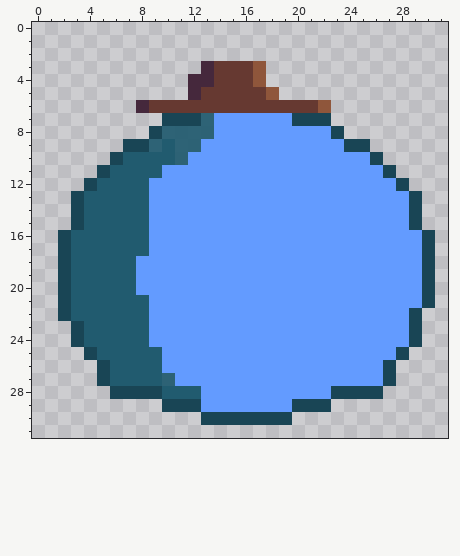
A pixel-art sprite gets an edit: core/assets/textures/cell.png. The picture above was drawn from the file before the commit.
The file is 32x32 pixels. Colours within 5 levels of each other are drawn and written as one.
After:
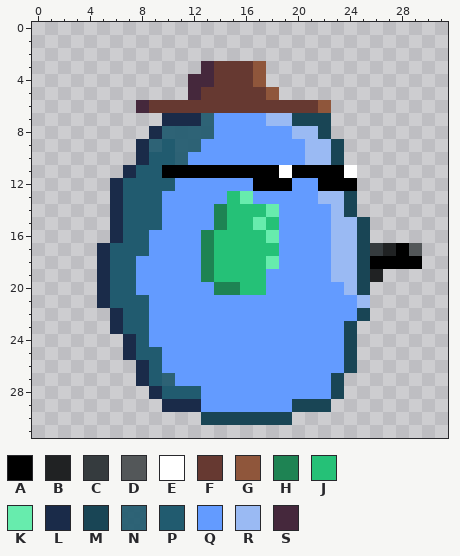
Palette (. is transparent): A #000000  B #202223  C #353b3e  D #535759  E #ffffff  F #663931  G #8f563b  H #1e8353  J #25c177  K #67ecad  L #1a2b49  M #194555  N #205a6eea  P #205a6efd  Q #639bff  R #9abaf3  S #45283c
Change:
y 7: x 10..12 MMM -> LLL; x 18..19 QQ -> RR
y 8: x 9 M -> L; x 20..23 QQQM -> RRM.
y 9: x 7..8 MM -> .L; x 21..25 QQQMM -> RRM..
y 10: x 6..8 MPP -> ..L; x 21..26 QQQQQM -> RRM...
y 11: x 5..7 MPP -> ..L; x 10..27 QQQQQQQQQQQQQQQQQM -> AAAAAAAAAEAAAAE...
y 12: x 4..6 MPP -> ..L; x 9..10 QQ -> PP; x 17..19 QQQ -> AAA; x 22..28 QQQQQQM -> AAA....
y 13: x 3..6 MPPP -> ...L; x 9 Q -> P; x 15..16 QQ -> JK; x 22..29 QQQQQQQM -> RRM.....
y 14: x 3..6 MPPP -> ...L; x 9 Q -> P; x 14..18 QQQQQ -> HJJJK; x 23..29 QQQQQQM -> RM.....
y 15: x 3..6 MPPP -> ...L; x 9 Q -> P; x 14..18 QQQQQ -> HJJKJ; x 23..29 QQQQQQM -> RRM....
y 16: x 2..6 MPPPP -> ....L; x 13..18 QQQQQQ -> HJJJJK; x 23..30 QQQQQQQM -> RRM.....
y 17: x 2..5 MPPP -> ...L; x 13..18 QQQQQQ -> HJJJJJ; x 23..30 QQQQQQQM -> RRMCBAD.
y 18: x 2..5 MPPP -> ...L; x 13..18 QQQQQQ -> HJJJJK; x 23..30 QQQQQQQM -> RRMAAAA.
y 19: x 2..5 MPPP -> ...L; x 13..17 QQQQQ -> HJJJJ; x 23..30 QQQQQQQM -> RRMB....
y 20: x 2..5 MPPP -> ...L; x 14..17 QQQQ -> HHJJ; x 24..30 QQQQQQM -> RM.....
y 21: x 2..5 MPPP -> ...L; x 25..30 QQQQQM -> R.....
y 22: x 2..6 MPPPP -> ....L; x 25..29 QQQQM -> M....
y 23: x 3..6 MPPP -> ...L; x 24..29 QQQQQM -> M.....
y 24: x 3..7 MPPPP -> ....L; x 24..29 QQQQQM -> M.....
y 25: x 4..7 MPPP -> ...L; x 24..28 QQQQM -> M....
y 26: x 5..8 MPPP -> ...L; x 24..27 QQQM -> M...
y 27: x 5..8 MPPP -> ...L; x 23..27 QQQQM -> M....
y 28: x 6..9 MMMM -> ...L; x 24..26 MMM -> ...
y 29: x 10..12 MMM -> LLL
